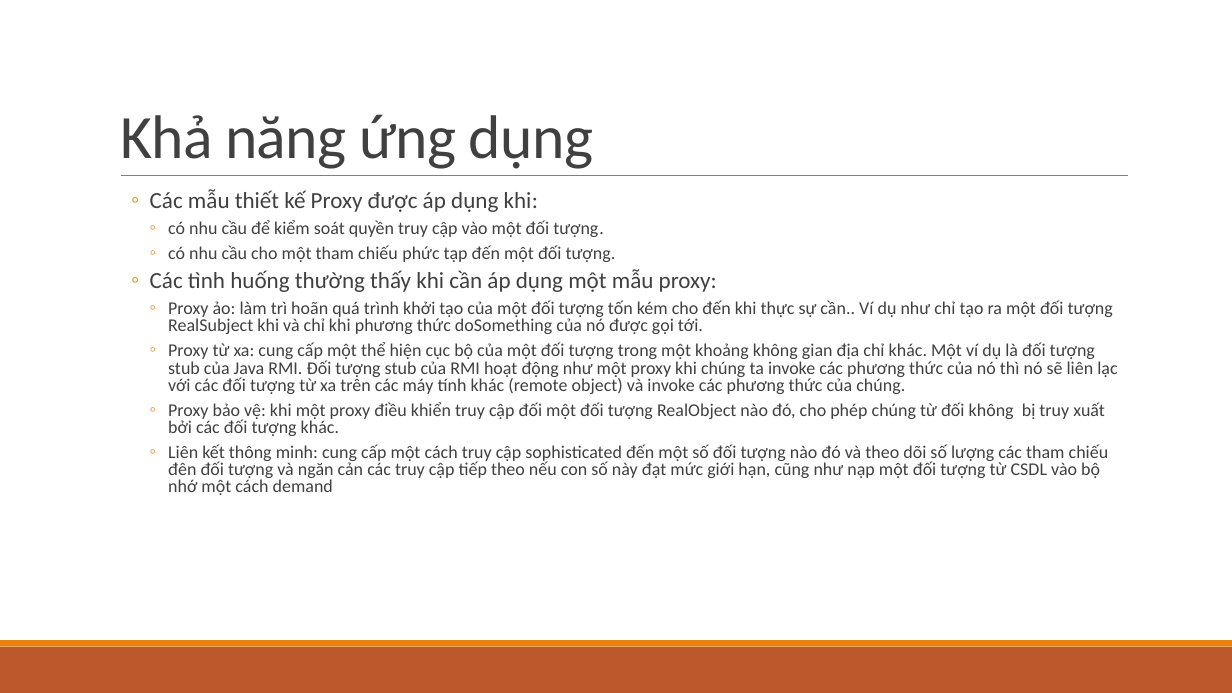
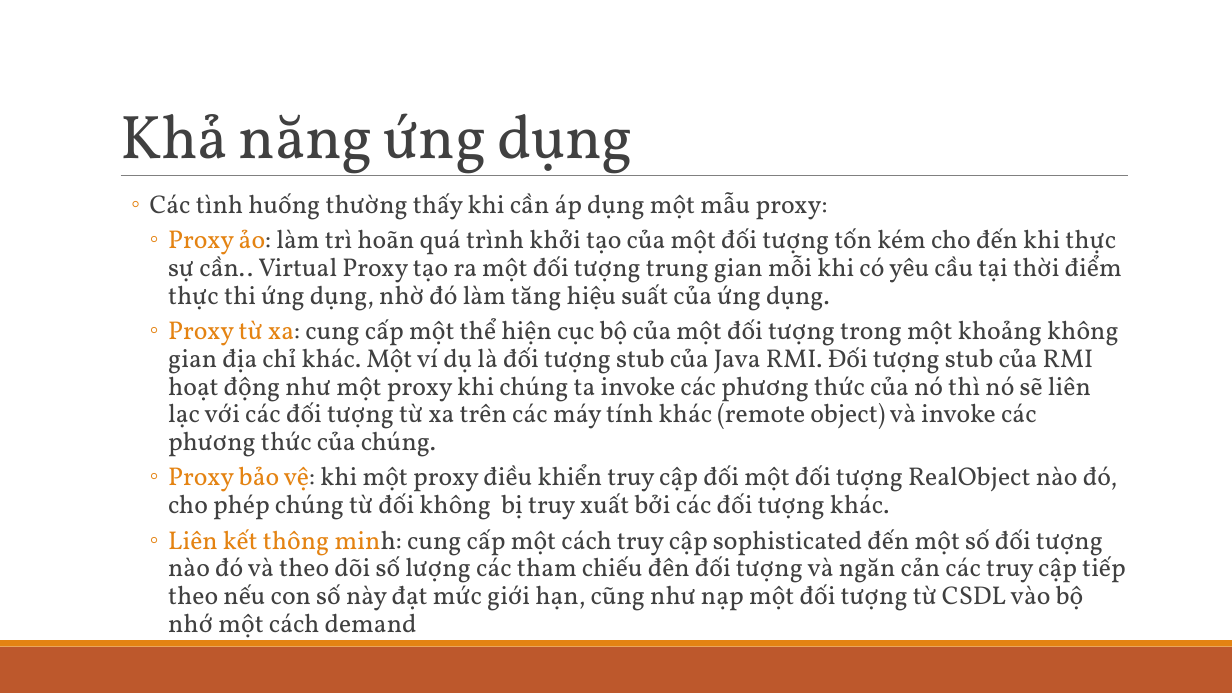
Before and after one commit to ChrisJamison/design_pattern, a slide deck: slide 24 of DP version 1.1.pptx (slide 20 before the commit). Drawn at 1232x693 pixels with LibreOffice and Linux fonts; fonts in the diff are those of the drawing. Boxes give left, top, right and bottom in pixels: in the first picture for what was removed or moved away, otherwise in the second. Text is boxed around its words. In the diff, an @@ line names an element or a change of style, - is before the commit and + after.

```diff
--- a/DP version 1.1.pptx
+++ b/DP version 1.1.pptx
@@ title "Khả năng ứng dụng" at <box>120,113,634,176</box>: font Calibri to Vollkorn @@
@@ text at <box>150,189,616,262</box>: paragraphs removed @@
-  ◦ Các mẫu thiết kế Proxy được áp dụng khi:
-    ◦ có nhu cầu để kiểm soát quyền truy cập vào một đối tượng.
-    ◦ có nhu cầu cho một tham chiếu phức tạp đến một đối tượng.
@@ text at <box>150,192,1126,644</box>: size 18 to 20 pt in "Các tình huống thường thấy khi cần ..."; font Calibri to Vollkorn in "Các tình huống thường thấy khi cần ...", "Proxy từ xa: cung cấp một thể ...", "Proxy bảo vệ: khi một proxy điều ...", "Liên kết thông minh: cung cấp một ..."; size 14 to 20 pt in "Proxy từ xa: cung cấp một thể ...", "Proxy bảo vệ: khi một proxy điều ...", "Liên kết thông minh: cung cấp một ..."; text colour #404040 to #E48312 in "Proxy từ xa:", "Proxy bảo vệ:", "Liên kết thông minh:"; line spacing 0.8 to 0.9 @@
@@ text at <box>168,228,1122,311</box>: text changed; size 14 to 20 pt; font Calibri to Vollkorn @@
-    ◦ Proxy ảo: làm trì hoãn quá trình khởi tạo của một đối tượng tốn kém cho đến khi thực sự cần.. Ví dụ như chỉ tạo ra một đối tượng RealSubject khi và chỉ khi phương thức doSomething của nó được gọi tới.
+    ◦ Proxy ảo: làm trì hoãn quá trình khởi tạo của một đối tượng tốn kém cho đến khi thực sự cần.. Virtual Proxy tạo ra một đối tượng trung gian mỗi khi có yêu cầu tại thời điểm thực thi ứng dụng, nhờ đó làm tăng hiệu suất của ứng dụng.
```
Also in this commit, not shown: 24 other slides changed, 5 slides added, 1 slide removed.
